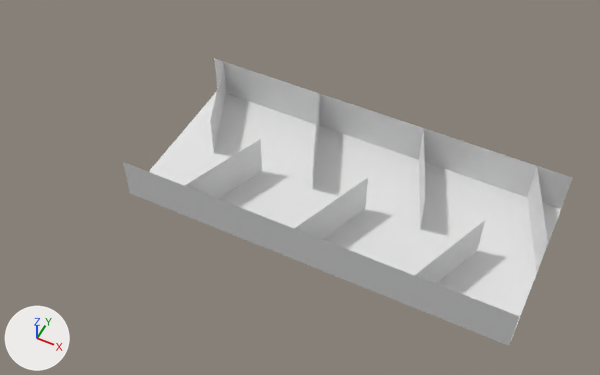
One commit to the COLLADA model mm/models/waterfall_track.dae: the scene before it, then after it.
Rendered twice from a camera (50 mm lens) standing at (89.3, -87.5, 108.7) and looking at (46.4, -1.8, 1.6). Lighting does not change. The marker at lower left points along +X, +Y and +Z. Vertices at the same position are counted once.

Names of what the first picture shows: 'Waterfall'.
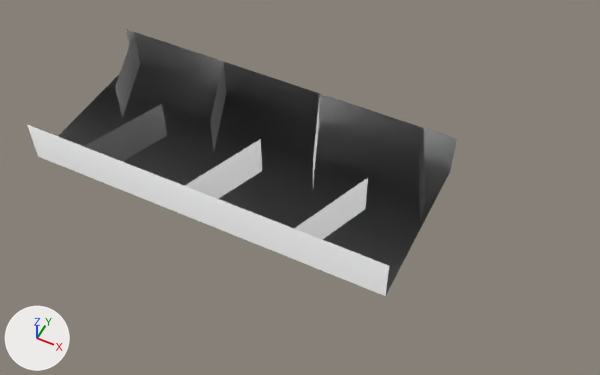
Pixel boxes (x1, y1, x2, y2) of what changed, in the pictures (600 x 375 px):
```json
{"object": "Waterfall", "change": "shading changed, moved", "before": [123, 58, 572, 346], "after": [28, 29, 457, 296]}
```

Scene script edits in JSON lines:
```json
{"block": "me_plane", "where": "me_plane.from_pydata(...)  # 38 vertices, 21 faces; spans x 0.0..68.0, y -15.0..15.0, z 0.0..8.0"}
{"block": "me_plane", "where": "# used by ob_waterfall; location = (20.0, 0.0, 0.0)"}
{"block": "me_plane", "change": "me_plane part 1: its shading normals changed"}
{"op": "set", "path": "ob_waterfall.location", "old": "(20.0, 0.0, 0.0)", "new": "(0.0, 0.0, 0.0)"}
```
